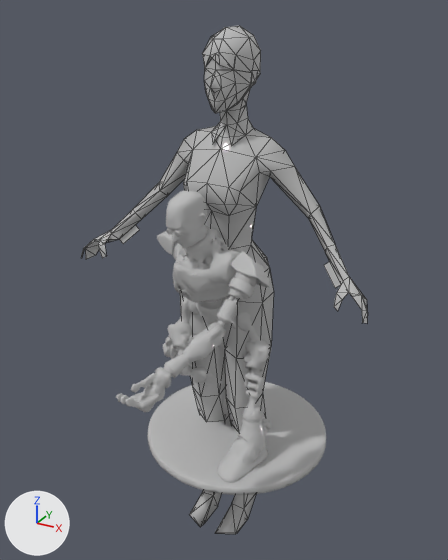
The OBJ model assets/robot_decimated.obj as it was, and as the next commit left it.
Camera for both pictures: a camera (50 mm lens) standing at (0.946, -1.751, 0.972) and looking at (0.024, -0.075, 0.134). Arrows for +X, +Y and +Z are at lower left; the lights stay in place. Mesh edges are drawn as thin lines on the coarser meshes. Where no turn or scale is listed for an object, it has been applied to the vertices.

The first picture shows 'female_croupier_2013_03_26', 'robot_decimated'.
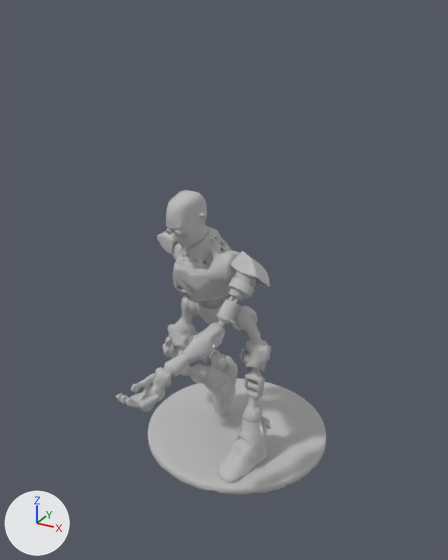
Location of each change, [x1, y1, x2, y2] in pixels of the pictures (448 x 560 px):
'female_croupier_2013_03_26', deleted: before [81, 26, 368, 534]

What the commit changed:
Object 'female_croupier_2013_03_26' (ob_female_croupier_2013_03_26) is deleted.
